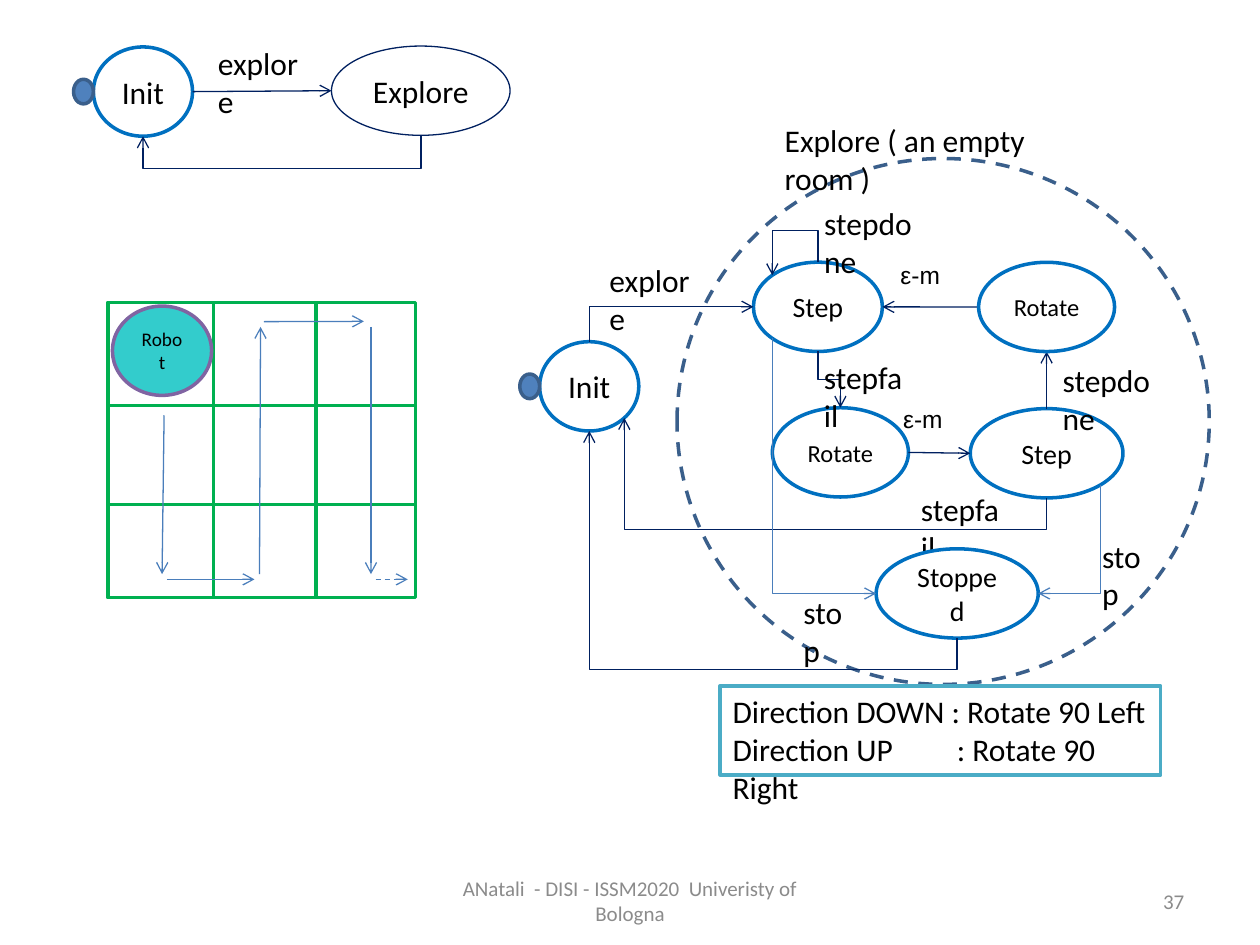
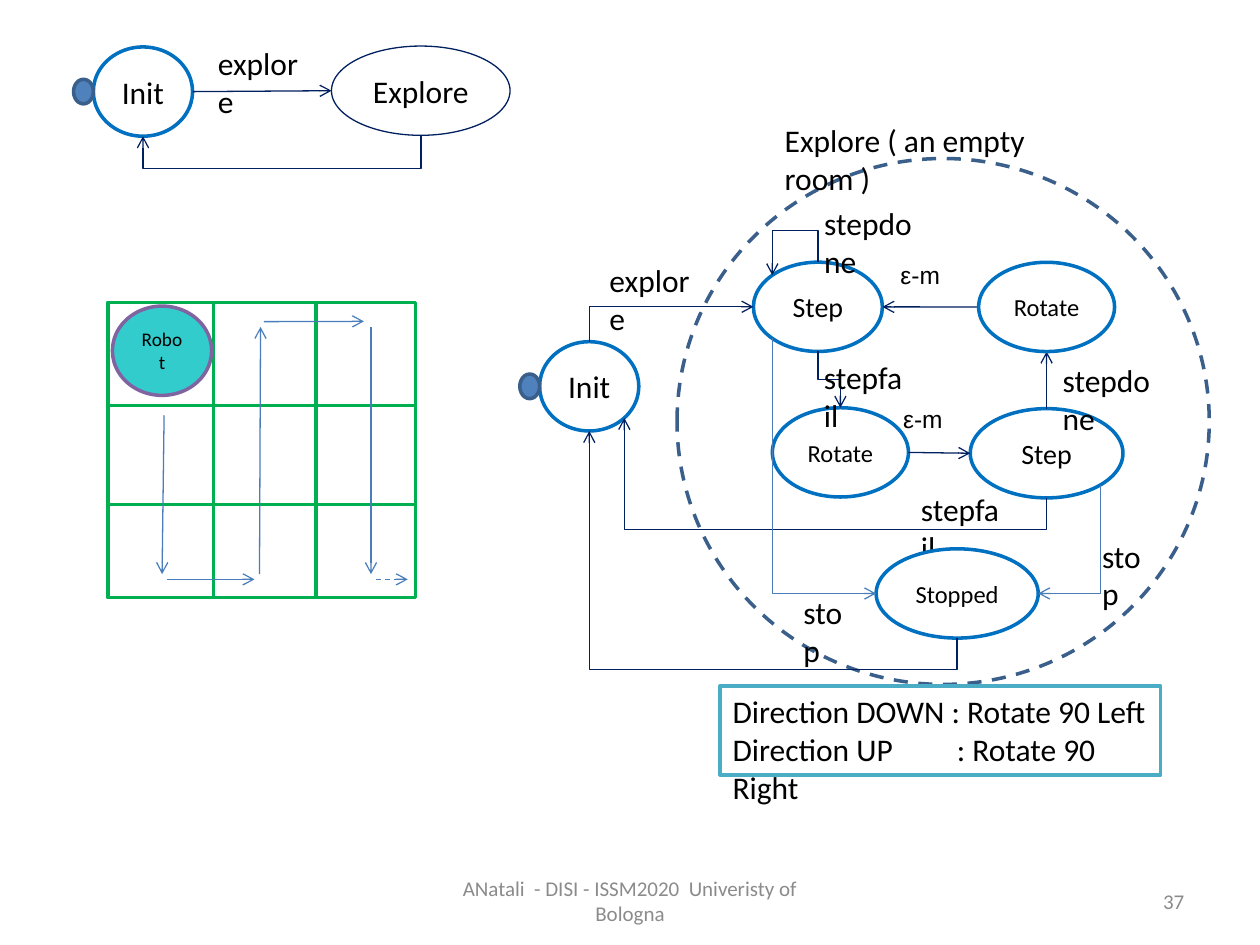
Before and after one commit to anatali/iss2020LabBo, a slide deck: slide 37 of it.unibo.issLabStart/userDocs/ISSM2020.pptx. Drawn at 1260x945 pixels with LibreOffice and Linux fonts; fonts in the diff are those of the drawing. Boxes give left, top, right and bottom in pixels: in the first picture for what was removed or moved away, otherwise in the second. Text is boxed around its words. In the diff, an @@ line names an element or a change of style, - is before the commit and + after.

```diff
--- a/it.unibo.issLabStart/userDocs/ISSM2020.pptx
+++ b/it.unibo.issLabStart/userDocs/ISSM2020.pptx
@@ ellipse "Stopped" at (876,549,1038,639): size 16 to 14 pt @@
```
Also in this commit, not shown: 2 other slides changed, 10 other files.
